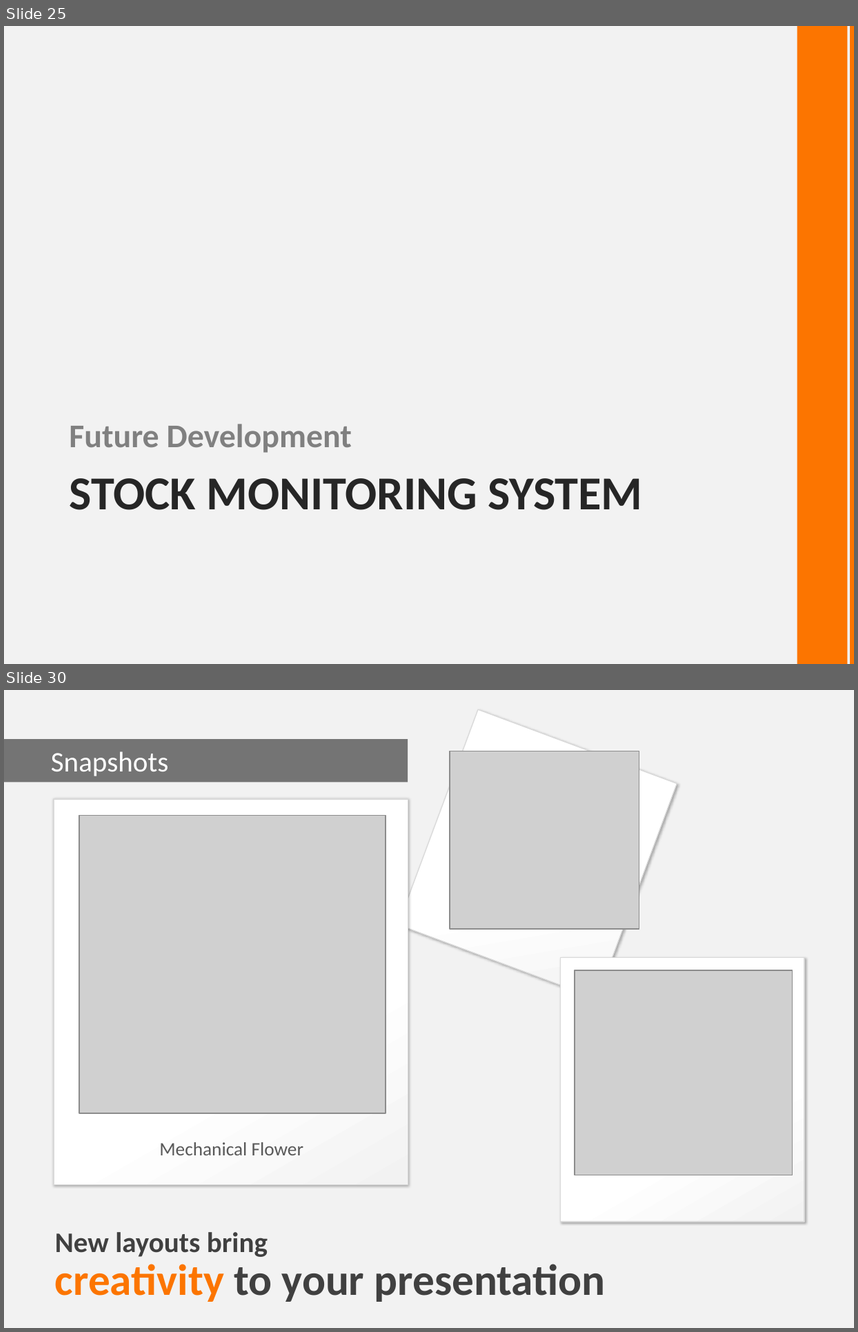
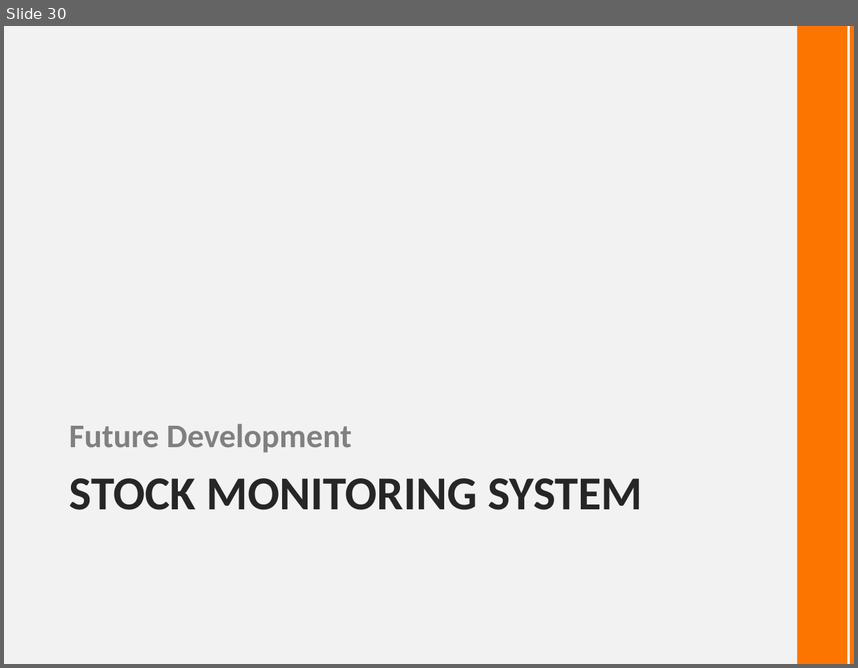
Before and after one commit to michaelleung0o0/comp3006, a slide deck: ppt/Presentation3.pptx. Shown one above the other, each under a label of ours: slides 25 and 30 before the commit, slide 30 after it; the slides between them are not shown. The pictures are 858x1332 and 858x668 pixels, drawn with LibreOffice and Linux fonts; fonts in the diff are those of the drawing; grey boxes stand for pictures; background and template pictures are left out. Boxes give left, top, right and bottom in pixels: in the first picture for what was removed or moved away, otherwise in the second. Text is boxed around its words. In the diff, an @@ line names an element or a change of style, - is before the commit and + after.

```diff
--- a/ppt/Presentation3.pptx
+++ b/ppt/Presentation3.pptx
@@ slide 30 removed at (4,690,854,1328), background #F2F2F2 @@
@@ rectangle removed at (398,709,677,998) @@
@@ rectangle removed at (4,739,408,782) @@
-Snapshots
@@ picture removed at (450,751,639,929) @@
@@ rectangle removed at (53,799,408,1185) @@
@@ picture removed at (79,815,385,1112) @@
@@ rectangle removed at (561,958,805,1221) @@
@@ picture removed at (575,971,792,1175) @@
@@ text removed at (159,1142,303,1155) @@
-Mechanical Flower
@@ text removed at (55,1232,606,1301) @@
-New layouts bring
-creativity to your presentation
@@ what was slide 25 is now slide 30 @@
```
Also in this commit, not shown: 3 slides changed, 10 slides added, 12 other slides removed, 2 other files.
